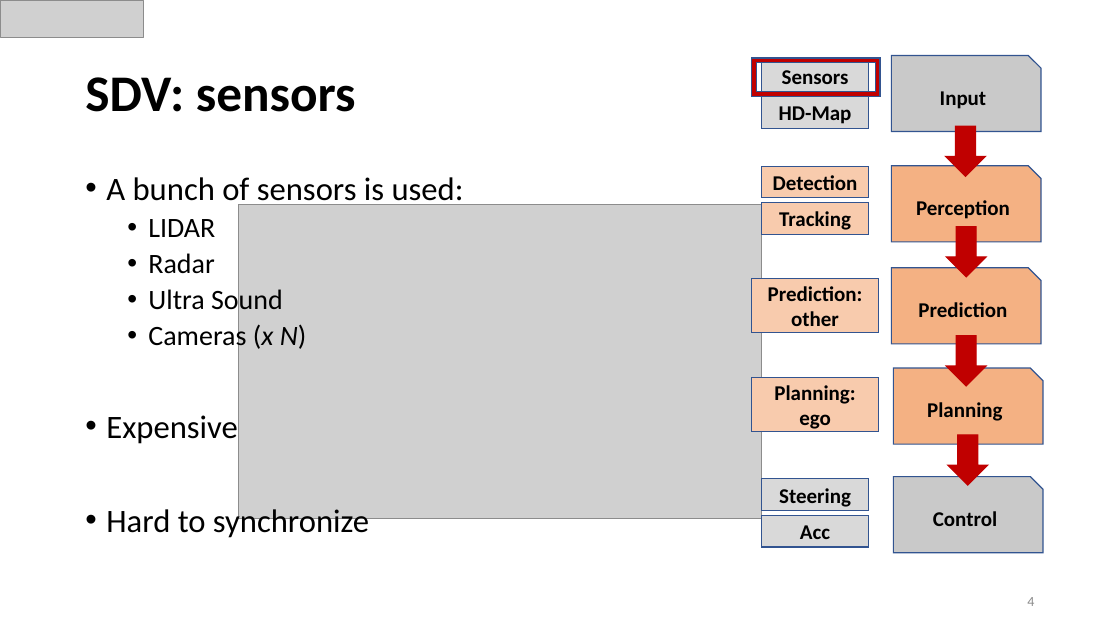
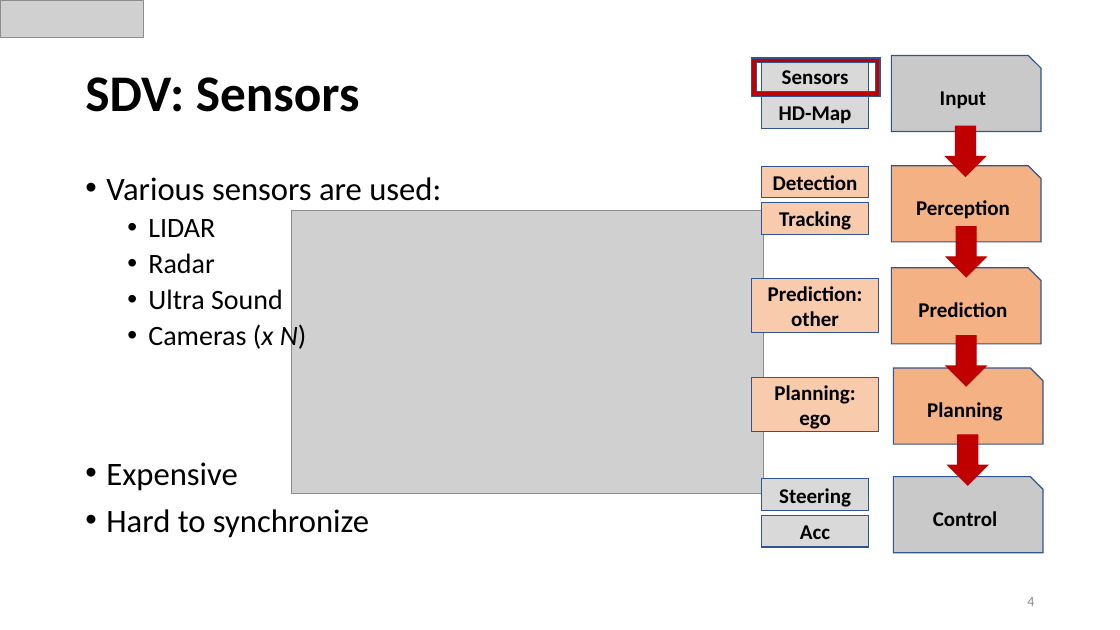
Before and after one commit to papermsucode/sirius2021tp, a slide deck: slide 4 of Presentations/Sirius_TP.pptx. Drawn at 1120x630 pixels with LibreOffice and Linux fonts; fonts in the diff are those of the drawing; grey boxes stand for pictures. Boxes give left, top, right and bottom in pixels: in the first picture for what was removed or moved away, otherwise in the second. Text is boxed around its words. In the diff, an @@ line names an element or a change of style, - is before the commit and + after.

```diff
--- a/Presentations/Sirius_TP.pptx
+++ b/Presentations/Sirius_TP.pptx
@@ title at [85, 77, 360, 112]: text changed @@
-SDV: sensors
+SDV: Sensors
@@ text at [106, 177, 441, 201]: text changed @@
-• A bunch of sensors is used:
+• Various sensors are used:
@@ picture: place and size @@
-picture at [239, 204, 762, 518]
+picture at [292, 210, 764, 493]
```
Also in this commit, not shown: 10 other slides changed, 6 slides added, 1 slide removed.
